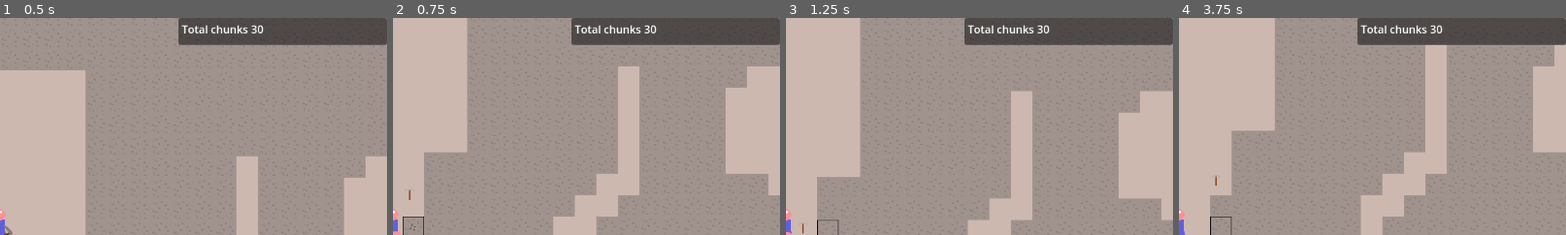
Above: before the commit, frames 1-4 (left to right).
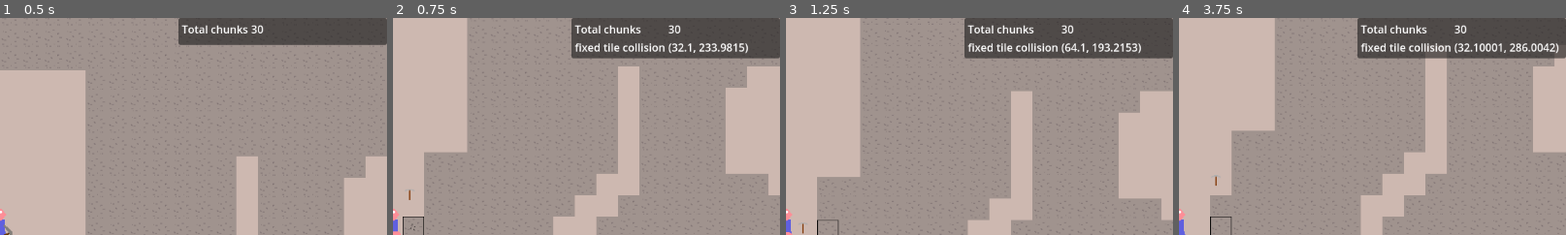
Above: after the commit, the same moments.

Repository: Griiimon/2D-Mining-Sandbox
Game: Godot game, scene res://scenes/game.tscn
Two runs of this game, one before a commit and one after it. Both use one fixed random seed, a clock stepped at 60 frames per second and the inputs below.
Inputs (mouse positions are % of the whole screen's width and height, from its top left):
- Up to frame 1 (0.5 s): no input
- Up to frame 2 (0.75 s): move the mouse to (72, 45) at 0.52 s; hold D (right) from 0.53 s (still down); tap X (drop_item) at 0.6 s; click (72, 45) at 0.67 s
- Up to frame 3 (1.25 s): keep holding D (right); tap Up (jump) at 0.77 s
- Up to frame 4 (3.75 s): move the mouse to (30, 55) at 1.27 s; tap F (interact) at 1.35 s; tap Up (jump) at 1.52, 3.02 s; move the mouse to (60, 28) at 2.02 s; release D (right) at 2.03 s; hold A (left) 2.03-2.78 s; tap E (next_hotbar_item) at 2.1 s; move the mouse to (45, 70) at 2.77 s; hold D (right) from 2.78 s (still down); tap Q (previous_hotbar_item) at 2.85 s; click (45, 70) at 2.92 s; move the mouse to (80, 65) at 3.52 s; tap X (drop_item) at 3.6 s
The pictures show only the part of the screen within x 50-100%, y 0-50%; the shares and areas given below are measured in that part.

Frame 1 is identical in both runs. In frame 2, 3.5% of the frame differs, in the area x 46-100%, y 3-19%; in frame 3, 3.5%; in frame 4, 3.6%.

Commit message:
debug hud item

Diff:
--- a/scripts/player/player.gd
+++ b/scripts/player/player.gd
@@ -87,7 +87,6 @@
 	if Input.is_action_just_pressed("drop_item") and has_hand_item():
 		drop_hand_item()
 
-
 	is_mining= false
 
 	if ray_cast.is_colliding():
@@ -140,7 +139,6 @@
 
 	if Input.is_action_just_pressed("interact"):
 		interaction_target.interact(self)
-
 
 
 func mining_logic(block_pos: Vector2i, delta)-> bool:
@@ -177,7 +175,7 @@
 	# by moving the collision point into the tile
 
 	point+= -ray_cast.get_collision_normal() * 0.1
-
+	DebugHud.send("fixed tile collision", str(point))
 	return point
 
 
